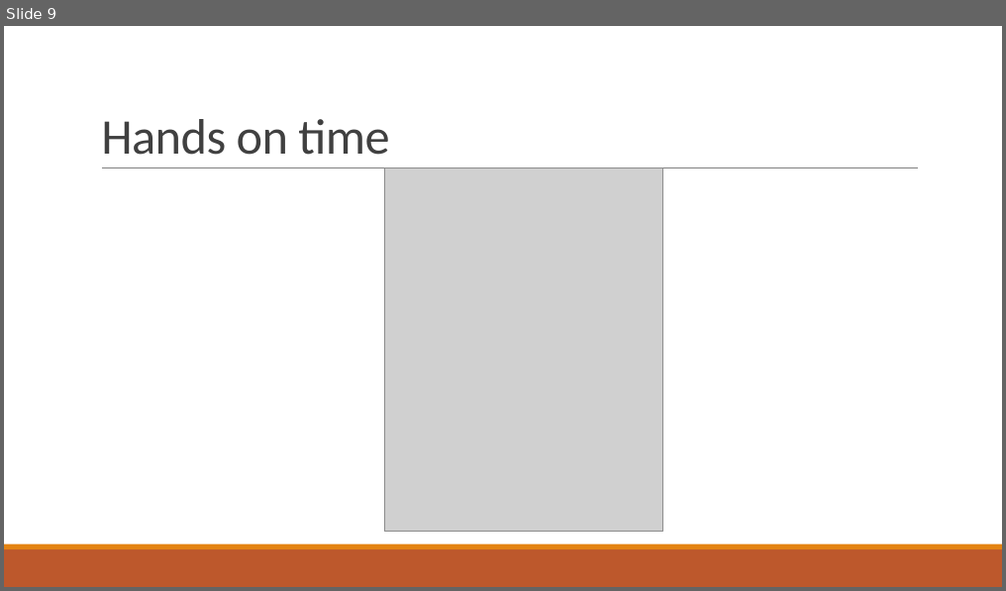
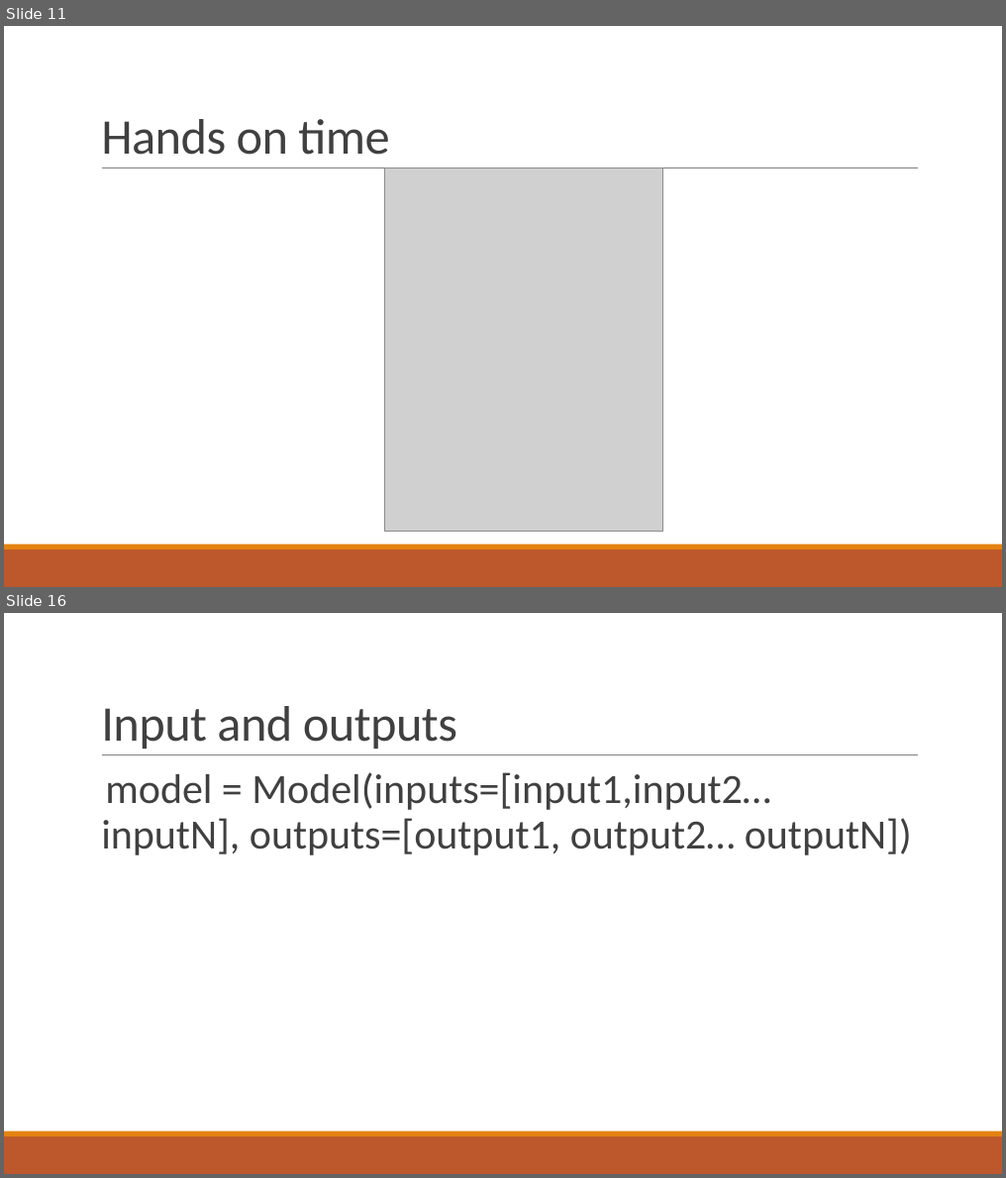
Before and after one commit to goolig/neural_collaborative_filtering, a slide deck: Hands-on slides.pptx. Shown one above the other, each under a label of ours: slide 9 before the commit, slides 11 and 16 after it; the slides between them are not shown. The pictures are 1006x591 and 1006x1178 pixels, drawn with LibreOffice and Linux fonts; fonts in the diff are those of the drawing; grey boxes stand for pictures. Boxes give left, top, right and bottom in pixels: in the first picture for what was removed or moved away, otherwise in the second. Text is boxed around its words. In the diff, an @@ line names an element or a change of style, - is before the commit and + after.

```diff
--- a/Hands-on slides.pptx
+++ b/Hands-on slides.pptx
@@ slide 16 added at (4, 613, 1002, 1174), background #FFFFFF; not listed: 3 template elements that a slide beside it also shows @@
@@ title added at (101, 706, 457, 749), 48 pt, text #404040 @@
+Input and outputs
@@ text added at (101, 772, 912, 856), 40 pt, text #404040 @@
+  model = Model(inputs=[input1,input2… inputN], outputs=[output1, output2… outputN])
@@ what was slide 9 is now slide 11 @@
```
Also in this commit, not shown: 1 slide changed, 7 other slides added, 3 other files.
